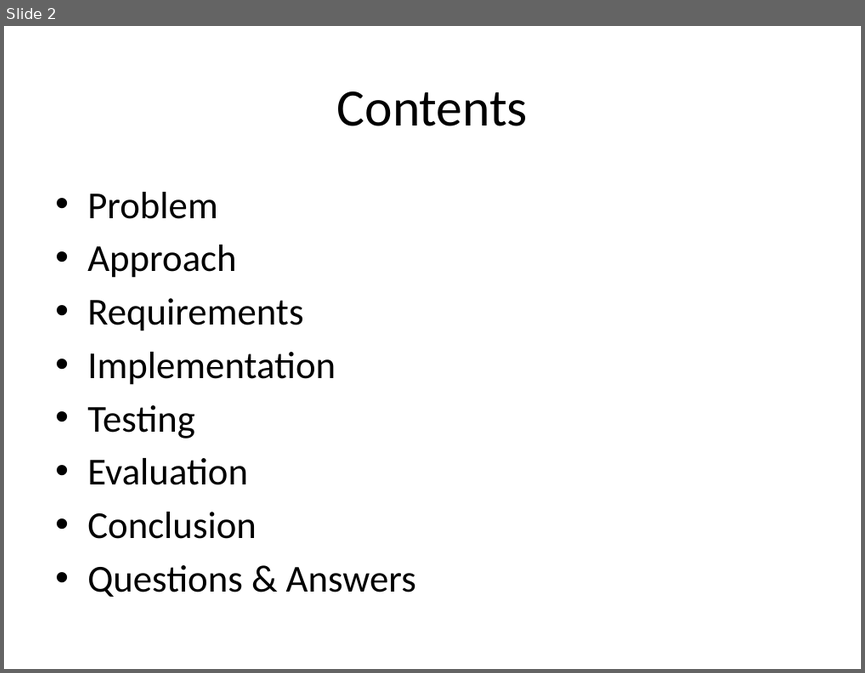
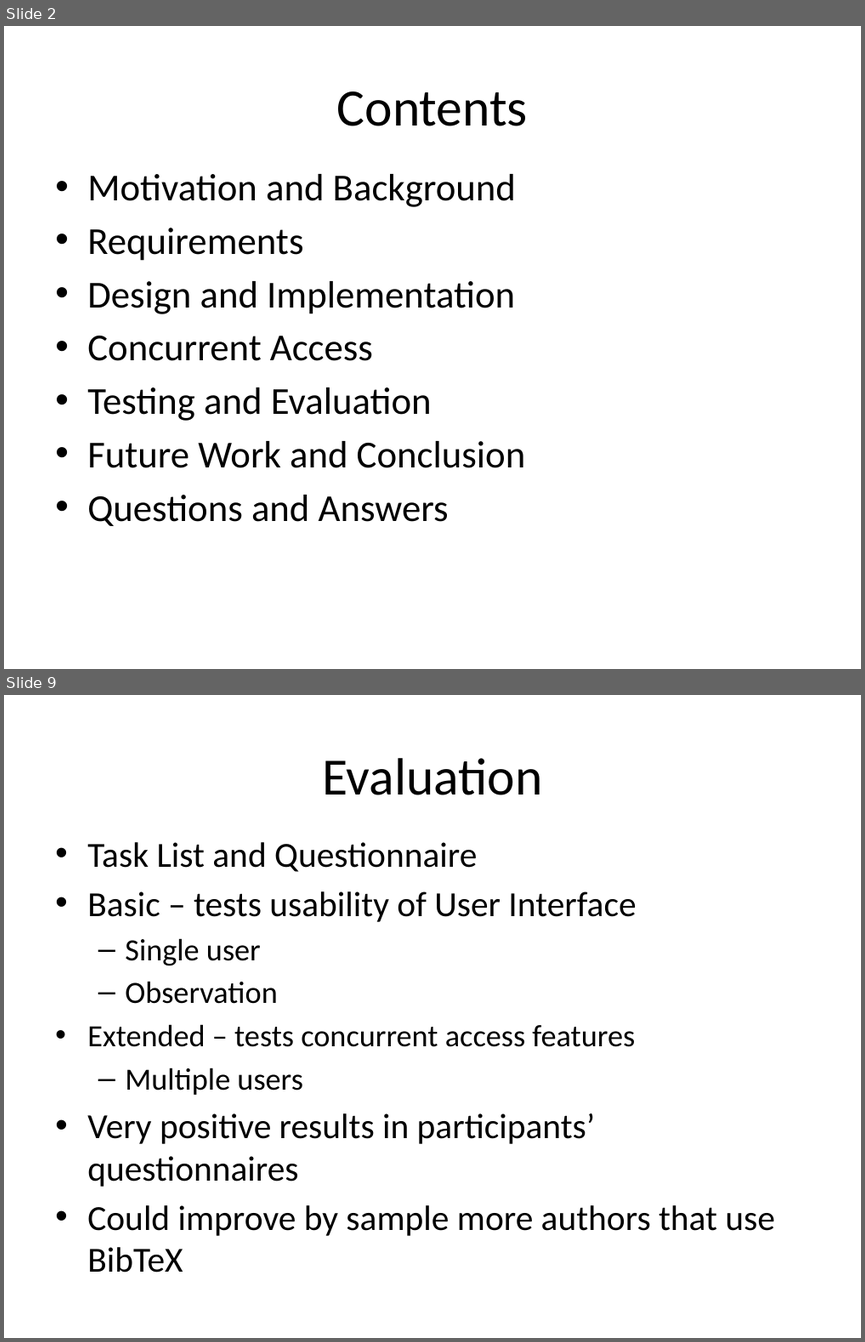
Before and after one commit to johnnyfoe/bibman, a slide deck: Documents/Presentation/Presentation.pptx. Shown one above the other, each under a label of ours: slide 2 before the commit, slides 2 and 9 after it; the slides between them are not shown. The pictures are 865x673 and 865x1342 pixels, drawn with LibreOffice and Linux fonts; fonts in the diff are those of the drawing; background and template pictures are left out. Boxes give left, top, right and bottom in pixels: in the first picture for what was removed or moved away, otherwise in the second. Text is boxed around its words. In the diff, an @@ line names an element or a change of style, - is before the commit and + after.

```diff
--- a/Documents/Presentation/Presentation.pptx
+++ b/Documents/Presentation/Presentation.pptx
@@ slide 9 added at bbox=[4, 695, 861, 1338], background picture (left out) @@
@@ title added at bbox=[322, 758, 543, 795], 44 pt, text #000000 @@
+Evaluation
@@ text added at bbox=[87, 842, 775, 1272], 29.6 pt, text #000000 @@
+• Task List and Questionnaire
+• Basic – tests usability of User Interface
+  – Single user
+  – Observation
+  • Extended – tests concurrent access features
+  – Multiple users
+• Very positive results in participants’ questionnaires
+• Could improve by sample more authors that use BibTeX
@@ slide 2 changed as well @@
@@ text "Motivation and Background": place and size @@
-text "Motivation and Background" at bbox=[87, 192, 416, 596]
+text "Motivation and Background" at bbox=[87, 174, 526, 526]
@@ text at bbox=[87, 174, 516, 207]: text changed @@
-• Problem
-• Approach
+• Motivation and Background
@@ text at bbox=[87, 281, 526, 526]: text changed @@
-• Implementation
-• Testing
-• Evaluation
-• Conclusion
-• Questions & Answers
+• Design and Implementation
+• Concurrent Access
+• Testing and Evaluation
+• Future Work and Conclusion
+• Questions and Answers
```
Also in this commit, not shown: 1 other slide changed, 10 other slides added.
